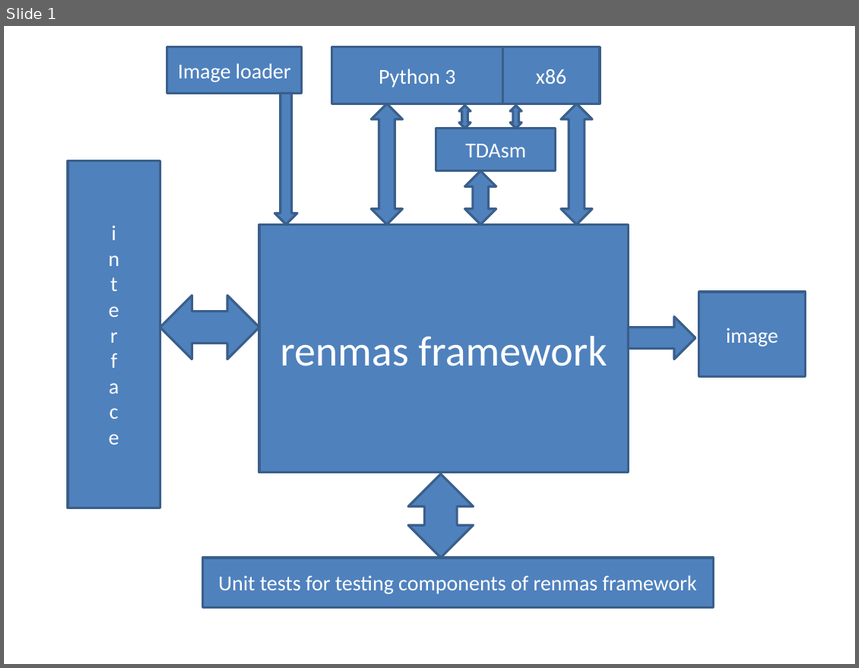
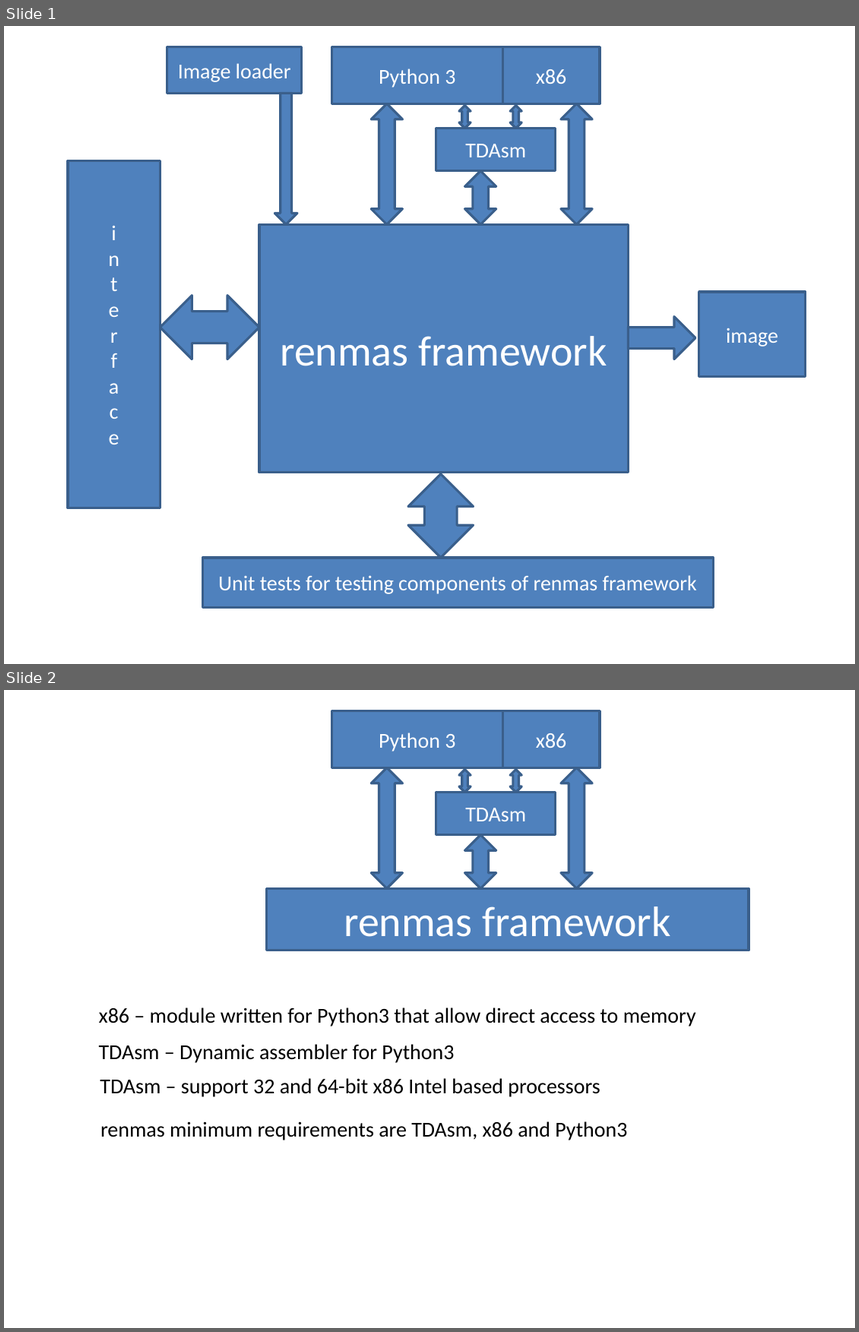
Before and after one commit to mario007/renmas, a slide deck: renmas.pptx. Shown one above the other, each under a label of ours: slide 1 before the commit, slides 1 and 2 after it. The pictures are 859x668 and 859x1332 pixels, drawn with LibreOffice and Linux fonts; fonts in the diff are those of the drawing. Boxes give left, top, right and bottom in pixels: in the first picture for what was removed or moved away, otherwise in the second. Text is boxed around its words. In the diff, an @@ line names an element or a change of style, - is before the commit and + after.

```diff
--- a/renmas.pptx
+++ b/renmas.pptx
@@ slide 2 added at (4, 690, 855, 1328), background #FFFFFF @@
@@ rectangle added at (332, 711, 503, 768), fill #4F81BD, outline #3A5F8C 2 pt, 18 pt, text #FFFFFF @@
+Python 3
@@ rectangle added at (503, 711, 600, 768), fill #4F81BD, outline #3A5F8C 2 pt, 18 pt, text #FFFFFF @@
+x86
@@ left right arrow added at (371, 768, 403, 889), fill #4F81BD, outline #3A5F8C 2 pt @@
@@ left right arrow added at (459, 770, 471, 793), fill #4F81BD, outline #3A5F8C 2 pt @@
@@ left right arrow added at (510, 770, 522, 793), fill #4F81BD, outline #3A5F8C 2 pt @@
@@ left right arrow added at (561, 768, 592, 889), fill #4F81BD, outline #3A5F8C 2 pt @@
@@ rectangle added at (436, 792, 556, 834), fill #4F81BD, outline #3A5F8C 2 pt, 18 pt, text #FFFFFF @@
+TDAsm
@@ left right arrow added at (465, 834, 496, 888), fill #4F81BD, outline #3A5F8C 2 pt @@
@@ rectangle added at (266, 888, 749, 951), fill #4F81BD, outline #3A5F8C 2 pt, 36 pt, text #FFFFFF @@
+renmas framework
@@ text added at (99, 1008, 696, 1027), 18 pt, text #000000 @@
+x86 – module written for Python3 that allow direct access to memory
@@ text added at (99, 1044, 454, 1063), 18 pt, text #000000 @@
+TDAsm – Dynamic assembler for Python3
@@ text added at (100, 1078, 600, 1097), 18 pt, text #000000 @@
+TDAsm – support 32 and 64-bit x86 Intel based processors
@@ text added at (101, 1122, 627, 1141), 18 pt, text #000000 @@
+renmas minimum requirements are TDAsm, x86 and Python3
```
Also in this commit, not shown: 3 other slides added, 13 other files.
